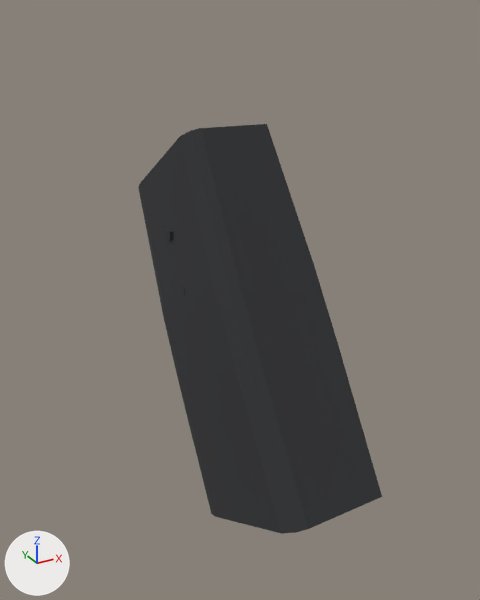
The glTF model assets/models/attachment_assault_angledgrip.glb: old version first, new version second.
Before and after are seen from a 50 mm lens placed at (-0.079, 0.0429, -0.0146), pointed at (-0.0005, 0.1856, -0.0859). Every picture has the same lights, and +X, +Y and +Z are marked at lower left. The first picture is the older version. Vertices at exactly the same position are counted once.

In view in the first picture: 'attachment_assault_angledgrip__assault_angledgrip__assault_angledgrip__grip'.
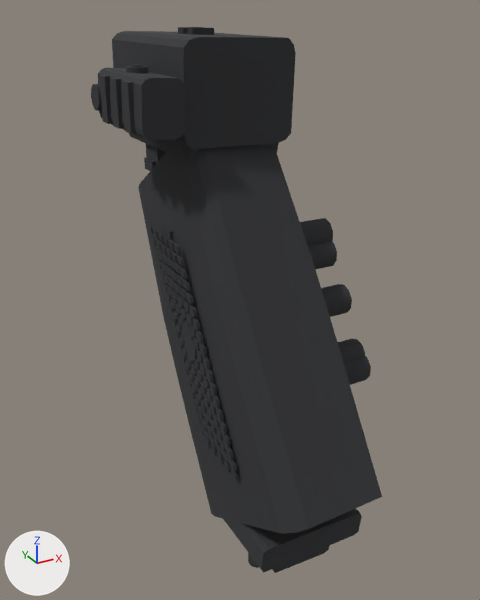
Boxes [x1, y1, x2, y2] around the edits, measured in the pictures (480 x 600 px):
```json
{"object": "attachment_assault_angledgrip__assault_angledgrip__assault_angledgrip__grip", "change": "reshaped", "before": [138, 124, 382, 534], "after": [91, 27, 382, 573], "on screen": "19% wider, 33% taller"}
{"part": 1, "of": "me_geometry_176_ds_wpolymer", "change": "built on", "after": [91, 27, 371, 573]}
```

Scene script edits in JSON lines:
```json
{"block": "me_geometry_176_ds_wpolymer", "where": "# used by ob_attachment_assault_angledgrip__assault_angledgrip__assault_angledgrip__grip; location = (0.0, 0.0, 0.0)"}
{"op": "remove", "block": "me_geometry_176_ds_wpolymer", "code": "me_geometry_176_ds_wpolymer.from_pydata(...)  # 112 vertices, 200 faces; spans x -0.0152..0.0152, y 0.1371..0.2292, z -0.1487..-0.0411"}
{"op": "add", "block": "me_geometry_176_ds_wpolymer", "code": "me_geometry_176_ds_wpolymer.from_pydata(...)  # 5802 vertices, 9120 faces; spans x -0.0277..0.0287, y 0.1371..0.234, z -0.1504..-0.0192"}
{"block": "me_geometry_176_ds_wpolymer", "change": "me_geometry_176_ds_wpolymer part 1: 1 vertex removed from x 0.0099, y 0.2004, z -0.1152; 5691 vertices added at x -0.0277..0.0287, y 0.1479..0.234, z -0.1504..-0.0192"}
```
